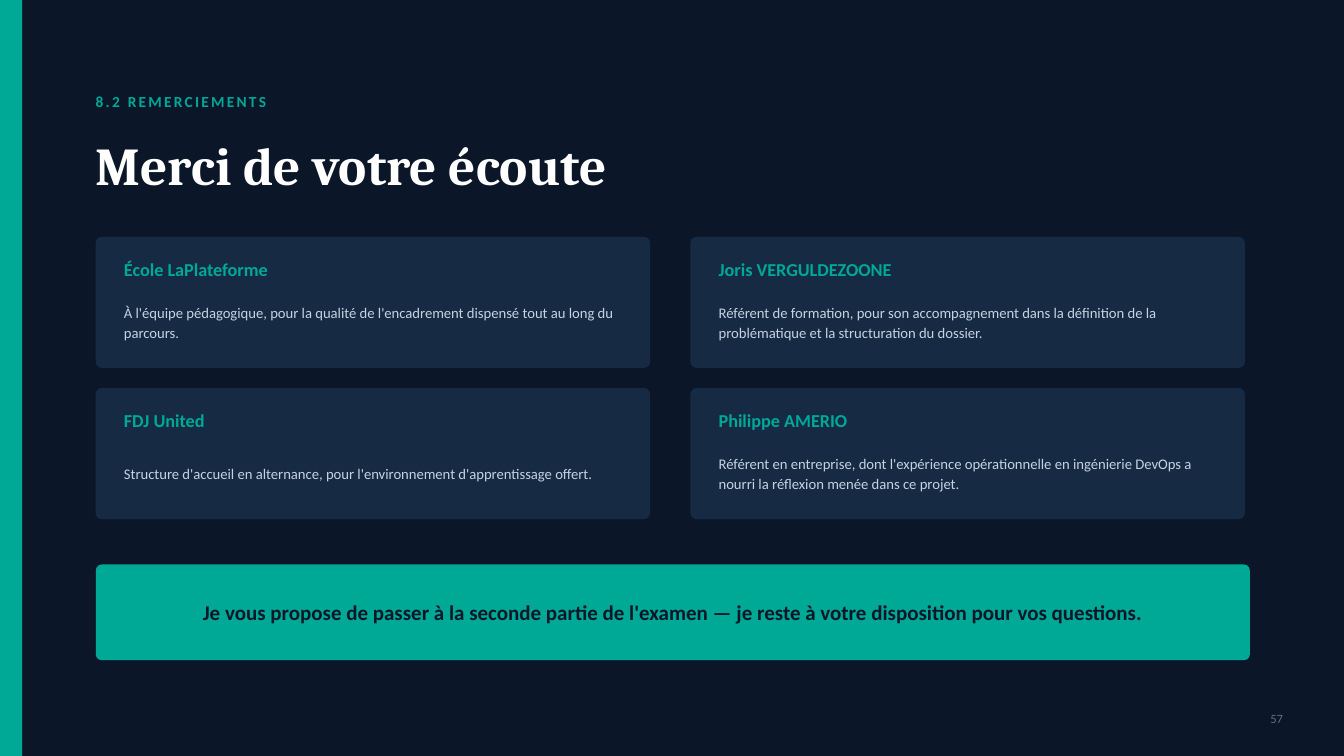
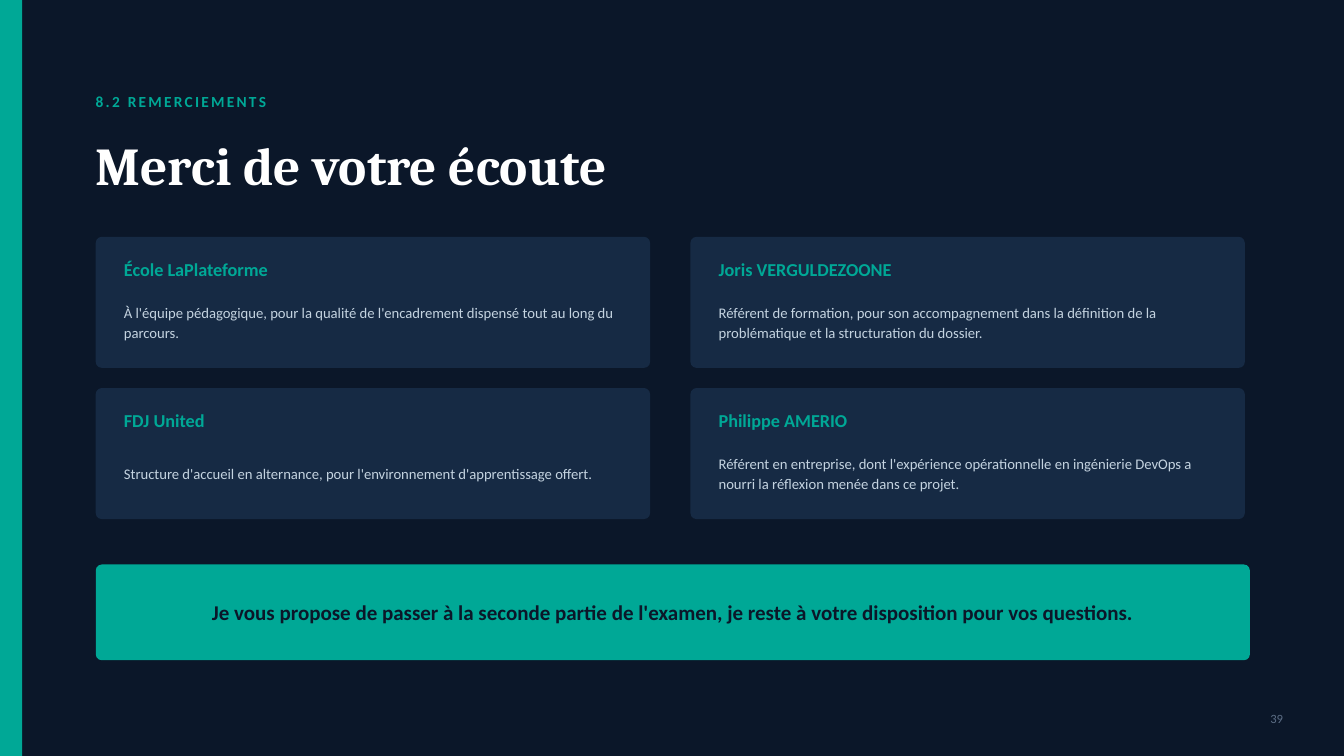
Before and after one commit to redjem-amir/dropicture, a slide deck: slide 39 of docs/diapo/diapo.pptx (slide 57 before the commit). Drawn at 1344x756 pixels with LibreOffice and Linux fonts; fonts in the diff are those of the drawing. Boxes give left, top, right and bottom in pixels: in the first picture for what was removed or moved away, otherwise in the second. Text is boxed around its words. In the diff, an @@ line names an element or a change of style, - is before the commit and + after.

```diff
--- a/docs/diapo/diapo.pptx
+++ b/docs/diapo/diapo.pptx
@@ text at (x1=212, y1=605, x2=1133, y2=624): text changed @@
-Je vous propose de passer à la seconde partie de l'examen — je reste à votre disposition pour vos questions.
+Je vous propose de passer à la seconde partie de l'examen, je reste à votre disposition pour vos questions.
@@ text at (x1=1270, y1=715, x2=1283, y2=723): text changed @@
-57
+39
```
Also in this commit, not shown: 2 other slides changed, 36 slides added, 59 slides removed, 21 other files.
